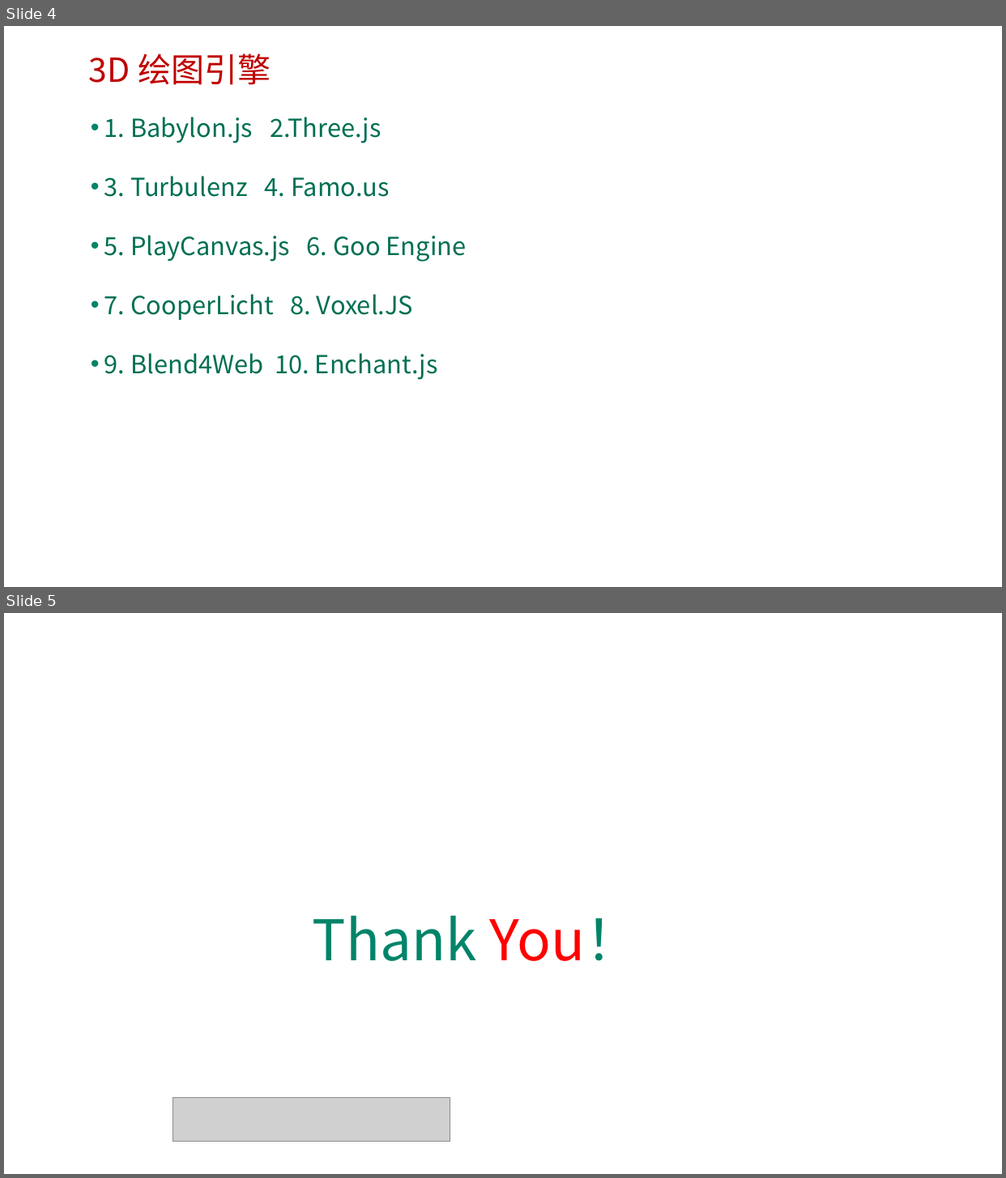
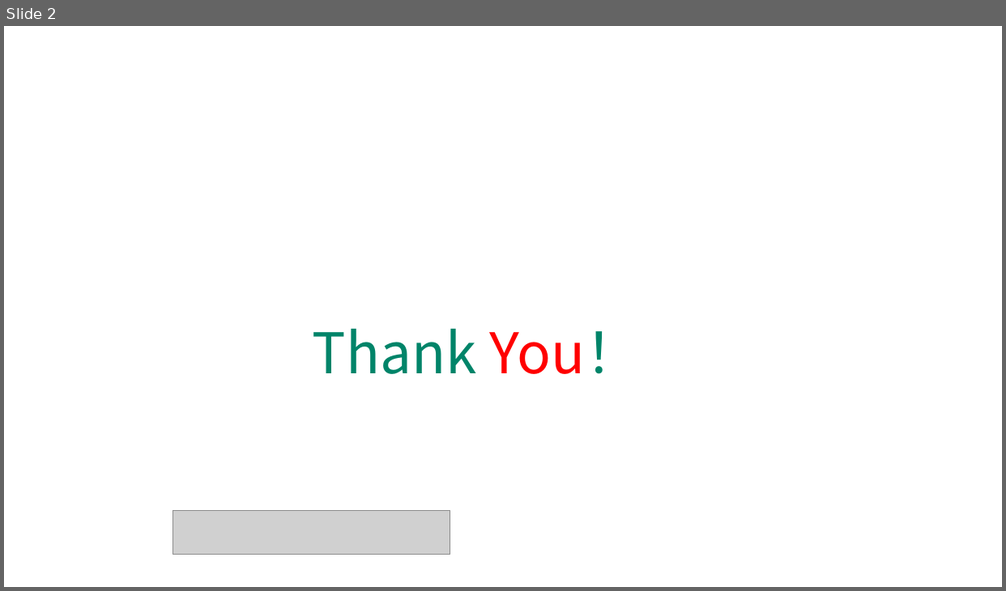
Before and after one commit to edu2act/course-H5-Animation-and-Game-Development, a slide deck: materials/slides/ch16.pptx. Shown one above the other, each under a label of ours: slides 4 and 5 before the commit, slide 2 after it. The pictures are 1006x1178 and 1006x591 pixels, drawn with LibreOffice and Linux fonts; fonts in the diff are those of the drawing; grey boxes stand for pictures; background and template pictures are left out. Boxes give left, top, right and bottom in pixels: in the first picture for what was removed or moved away, otherwise in the second. Text is boxed around its words. In the diff, an @@ line names an element or a change of style, - is before the commit and + after.

```diff
--- a/materials/slides/ch16.pptx
+++ b/materials/slides/ch16.pptx
@@ slide 4 removed at <box>4,26,1002,587</box>, background picture (left out) @@
@@ text removed at <box>89,54,270,85</box> @@
-3D 绘图引擎
@@ text removed at <box>104,117,467,380</box> @@
-• 1. Babylon.js 2.Three.js
-• 3. Turbulenz 4. Famo.us
-• 5. PlayCanvas.js 6. Goo Engine
-• 7. CooperLicht 8. Voxel.JS
-• 9. Blend4Web 10. Enchant.js
@@ what was slide 5 is now slide 2 @@
```
Also in this commit, not shown: 1 slide changed, 2 other slides removed, 13 other files.
